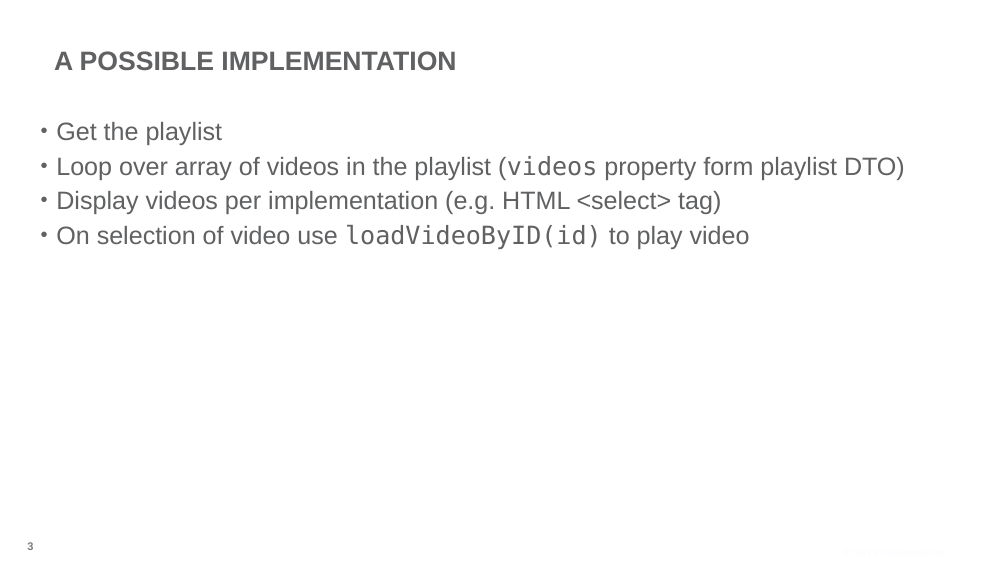
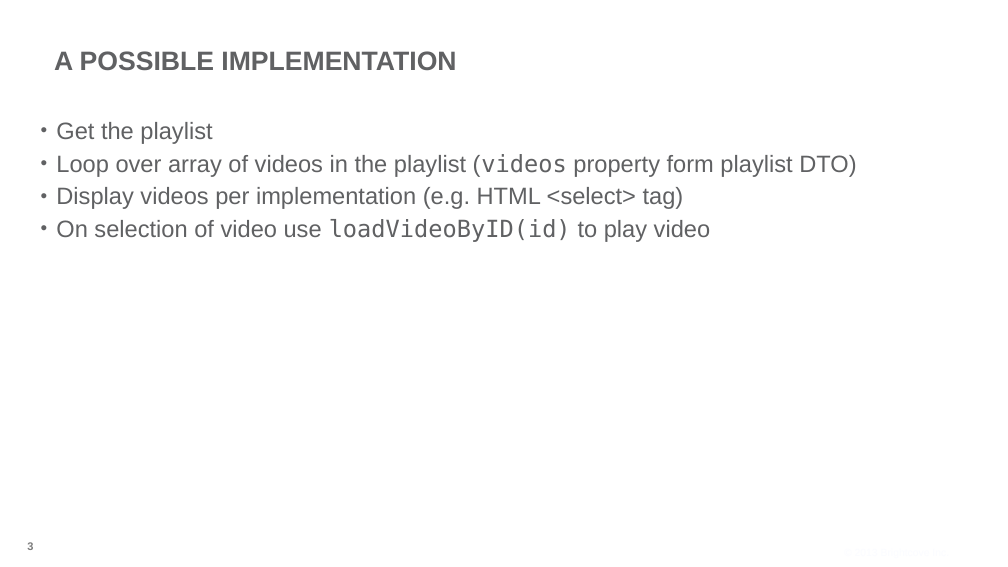
Before and after one commit to BrightcoveLearning/VideoCloudSmartPlayerAPI, a slide deck: slide 3 of VideoSessionsMaterials/v13-playlists.pptx. Drawn at 1008x567 pixels with LibreOffice and Linux fonts; fonts in the diff are those of the drawing; background and template pictures are left out. Boxes give left, top, right and bottom in pixels: in the first picture for what was removed or moved away, otherwise in the second. Text is boxed around its words. In the diff, an @@ line names an element or a change of style, - is before the commit and + after.

Commit message:
Creating/Updating slides for video recordings

```diff
--- a/VideoSessionsMaterials/v13-playlists.pptx
+++ b/VideoSessionsMaterials/v13-playlists.pptx
@@ text "Get the playlist" at bbox=[56, 122, 856, 242]: size 34 to 32 pt @@
```
Also in this commit, not shown: 1 slide added, 9 other files.
